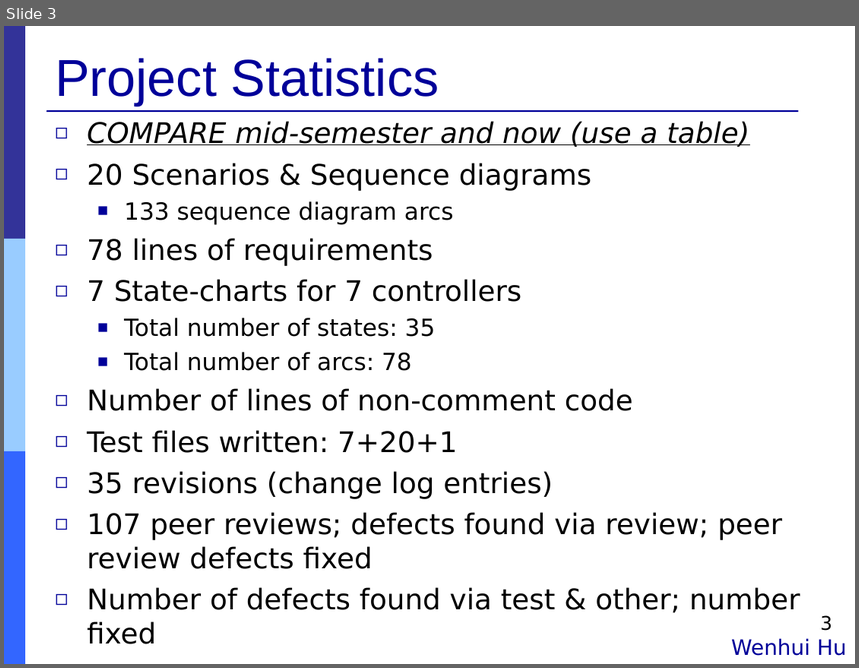
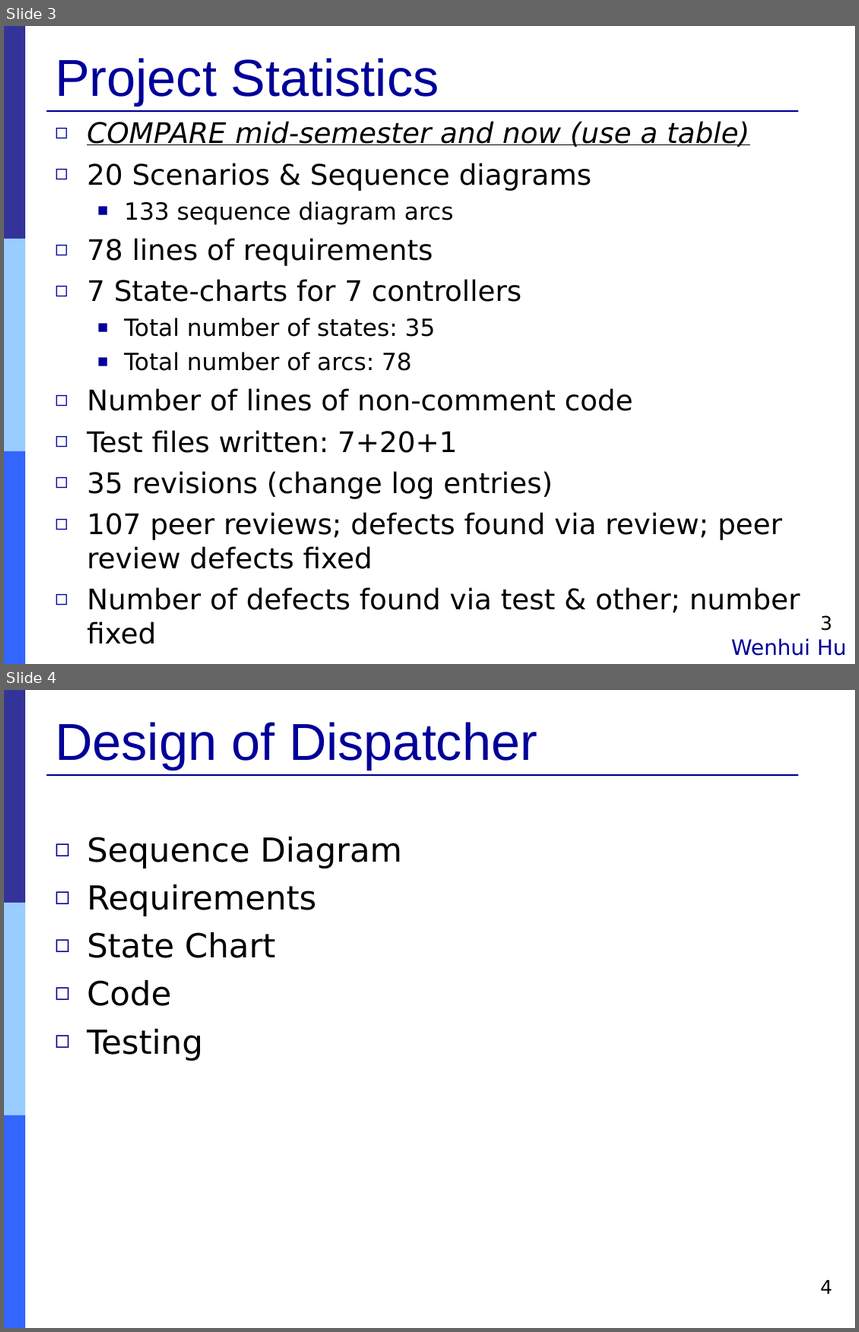
Before and after one commit to Muliang/18649, a slide deck: logs/09_final_pres.ppt. Shown one above the other, each under a label of ours: slide 3 before the commit, slides 3 and 4 after it. The pictures are 859x668 and 859x1332 pixels, drawn with LibreOffice and Linux fonts; fonts in the diff are those of the drawing. Boxes give left, top, right and bottom in pixels: in the first picture for what was removed or moved away, otherwise in the second. Text is boxed around its words. In the diff, an @@ line names an element or a change of style, - is before the commit and + after.

```diff
--- a/logs/09_final_pres.ppt
+++ b/logs/09_final_pres.ppt
@@ slide 4 added at [4,690,855,1328], background #FFFFFF; not listed: 4 template elements that a slide beside it also shows @@
@@ title added at [55,722,538,770], 44 pt, text #000099 @@
+Design of Dispatcher
@@ text added at [87,837,402,1061], 28 pt, text #000000 @@
+◻ Sequence Diagram
+◻ Requirements
+◻ State Chart
+◻ Code
+◻ Testing
@@ page number added at [820,1281,832,1294], 16 pt, text #000000 @@
+4
```
Also in this commit, not shown: 4 slides changed, 6 other slides added, 4 slides removed.
